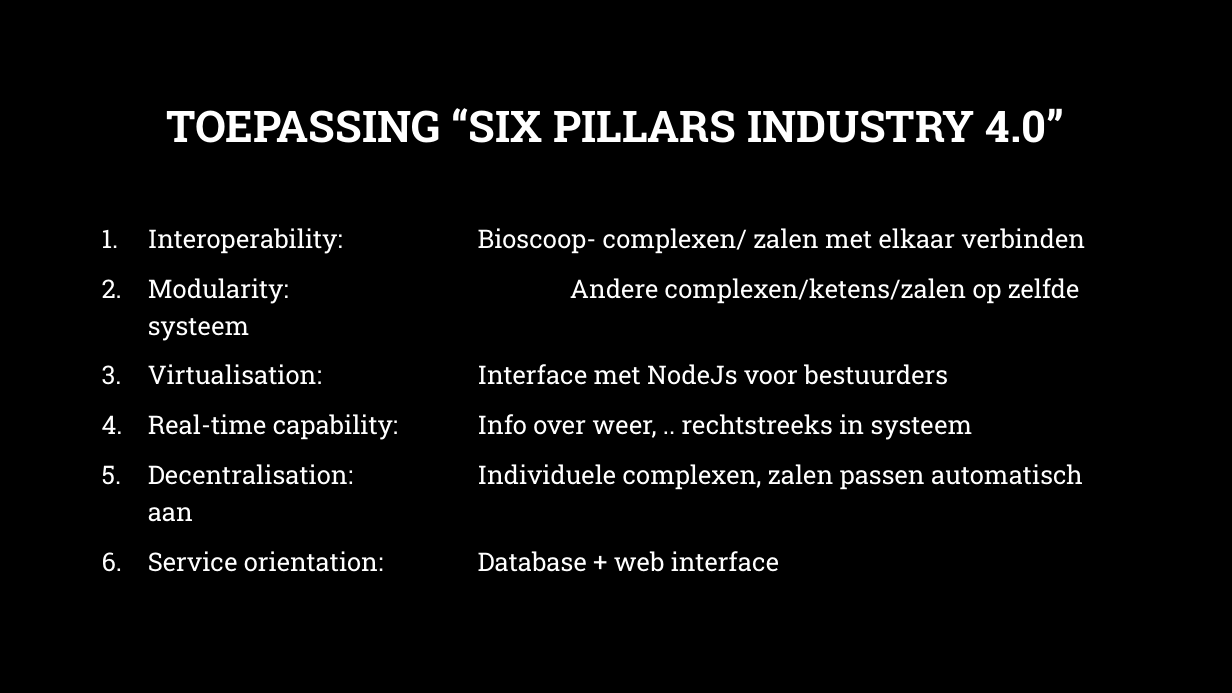
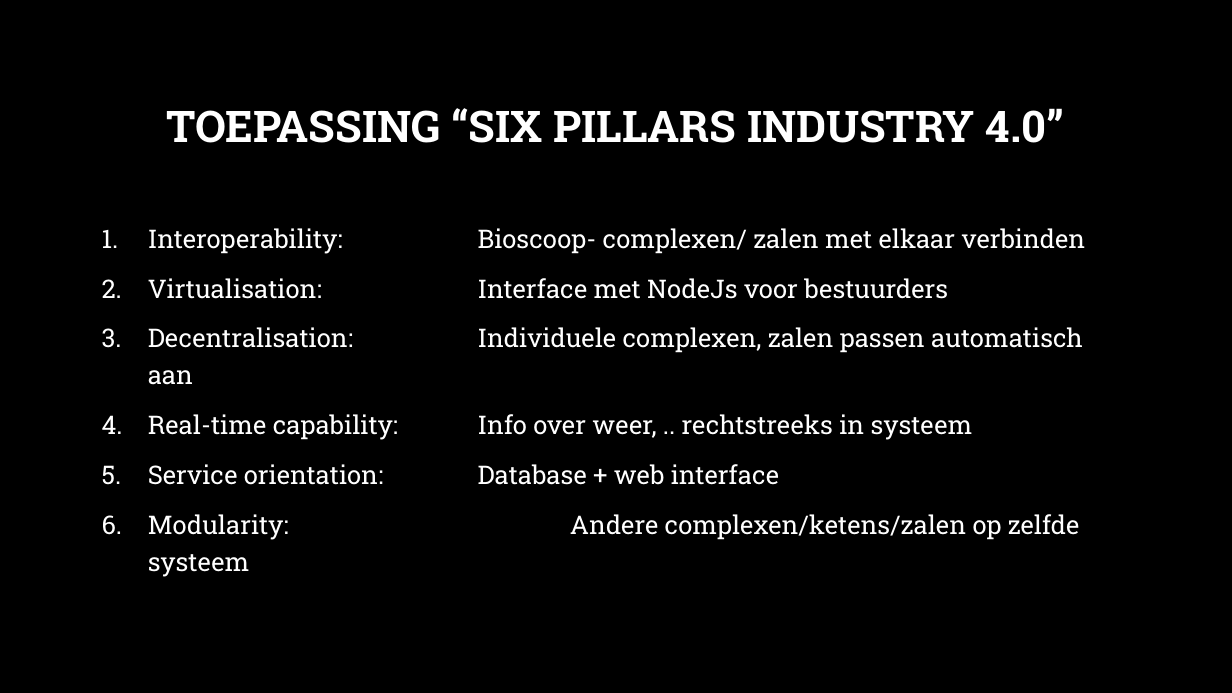
Before and after one commit to Koffiejoe/IA-EnOcean, a slide deck: slide 6 of Presentaties/1Projectvoorstel/Projectvoorstel.pptx. Drawn at 1232x693 pixels with LibreOffice and Linux fonts; fonts in the diff are those of the drawing; background and template pictures are left out. Boxes give left, top, right and bottom in pixels: in the first picture for what was removed or moved away, otherwise in the second. Text is boxed around its words. In the diff, an @@ line names an element or a change of style, - is before the commit and + after.

```diff
--- a/Presentaties/1Projectvoorstel/Projectvoorstel.pptx
+++ b/Presentaties/1Projectvoorstel/Projectvoorstel.pptx
@@ text at (x1=148, y1=278, x2=1083, y2=485): paragraphs added @@
+2. Virtualisation: Interface met NodeJs voor bestuurders
+3. Decentralisation: Individuele complexen, zalen passen automatisch aan
+4. Real-time capability: Info over weer, .. rechtstreeks in systeem
+5. Service orientation: Database + web interface
@@ text at (x1=148, y1=364, x2=1083, y2=572): paragraphs removed @@
-3. Virtualisation: Interface met NodeJs voor bestuurders
-4. Real-time capability: Info over weer, .. rechtstreeks in systeem
-5. Decentralisation: Individuele complexen, zalen passen automatisch aan
-6. Service orientation: Database + web interface
```
Also in this commit, not shown: 1 other slide changed.
